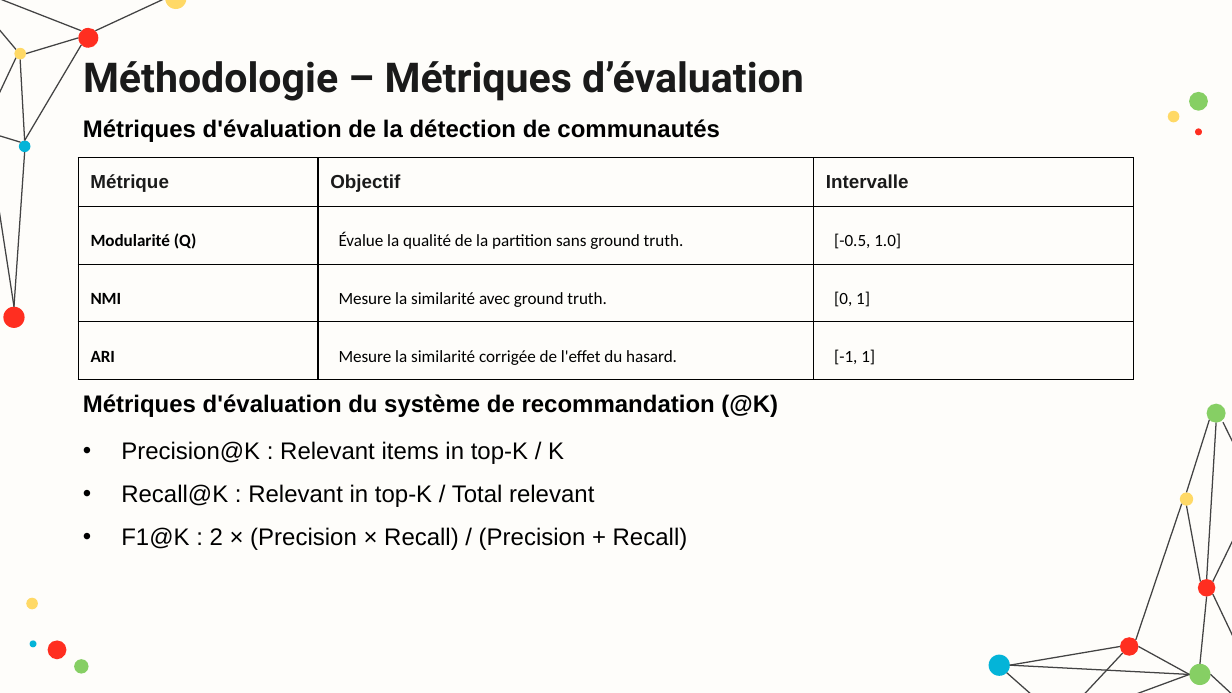
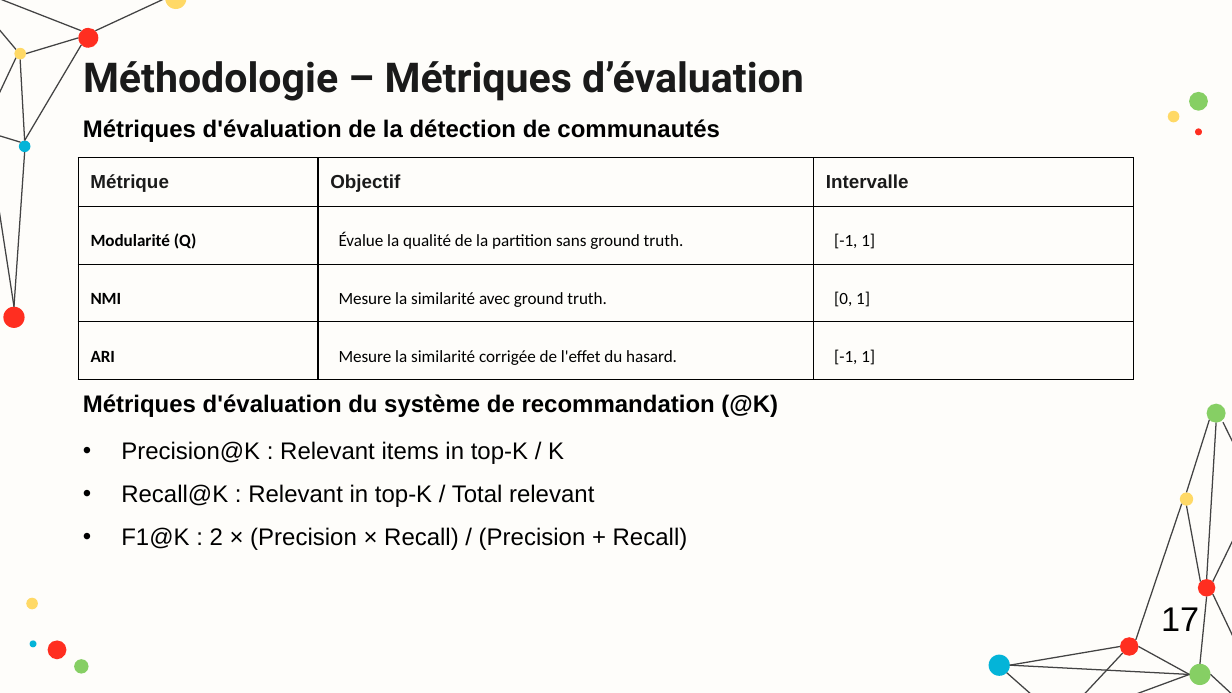
Before and after one commit to hamzamdn077/Master-Project, a slide deck: slide 17 of presentation.pptx. Drawn at 1232x693 pixels with LibreOffice and Linux fonts; fonts in the diff are those of the drawing. Boxes give left, top, right and bottom in pixels: in the first picture for what was removed or moved away, otherwise in the second. Text is boxed around its words. In the diff, an @@ line names an element or a change of style, - is before the commit and + after.

```diff
--- a/presentation.pptx
+++ b/presentation.pptx
@@ table at box(78, 158, 1133, 369) @@
-row 2, column 3: [-0.5, 1.0]
+row 2, column 3: [-1, 1]
@@ text added at box(1161, 607, 1199, 631), 20 pt, text #000000 @@
+17
```
Also in this commit, not shown: 27 other slides changed, 2 slides removed, 1 other file.
